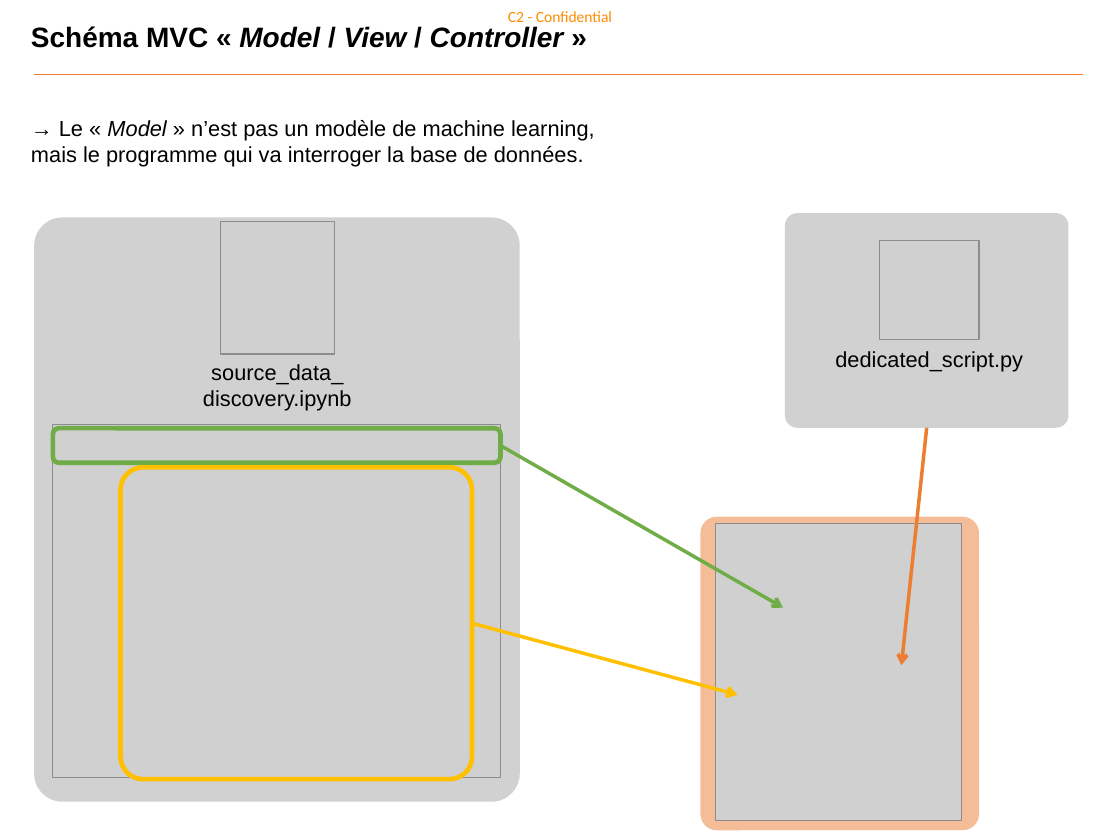
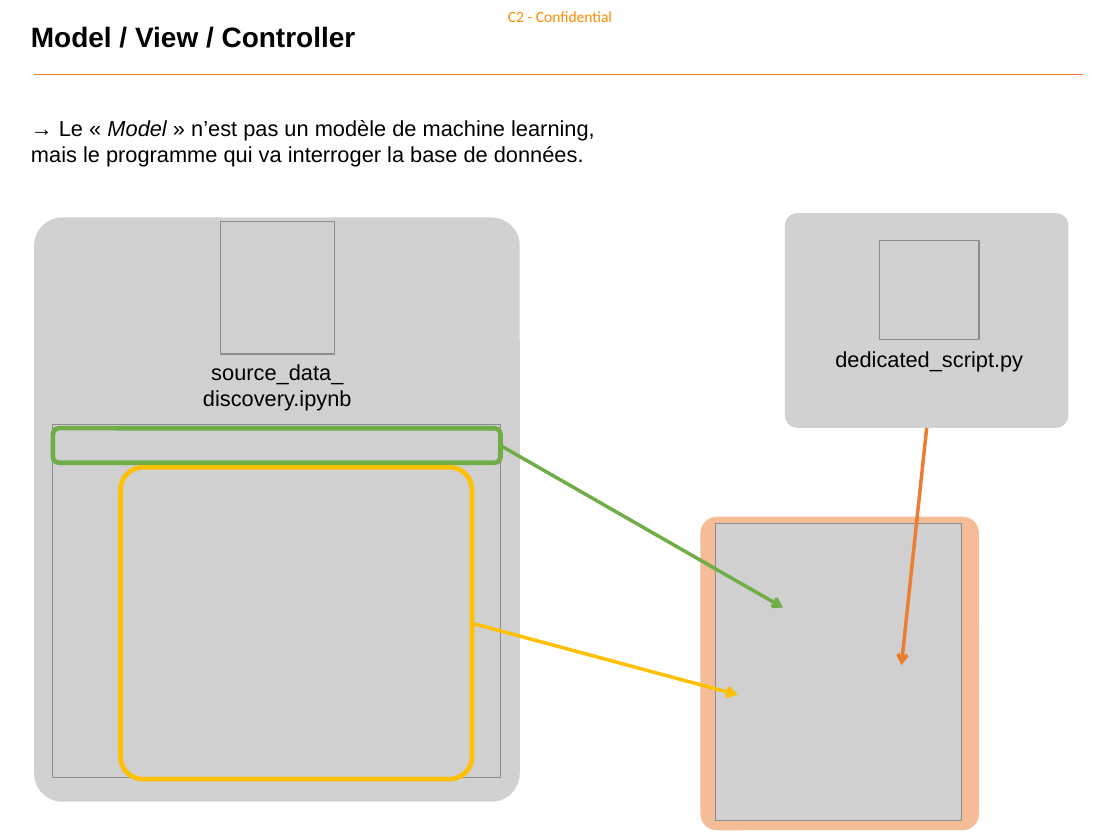
Before and after one commit to Benoit-78/machine-learning-standards, a slide deck: slide 2 of organisation.pptx. Drawn at 1120x840 pixels with LibreOffice and Linux fonts; fonts in the diff are those of the drawing; grey boxes stand for pictures. Boxes give left, top, right and bottom in pixels: in the first picture for what was removed or moved away, otherwise in the second. Text is boxed around its words. In the diff, an @@ line names an element or a change of style, - is before the commit and + after.

```diff
--- a/organisation.pptx
+++ b/organisation.pptx
@@ text at [31,26,356,48]: text changed; italic off @@
-Schéma MVC « Model / View / Controller »
+Model / View / Controller
```
Also in this commit, not shown: 1 slide removed, 2 other files.
